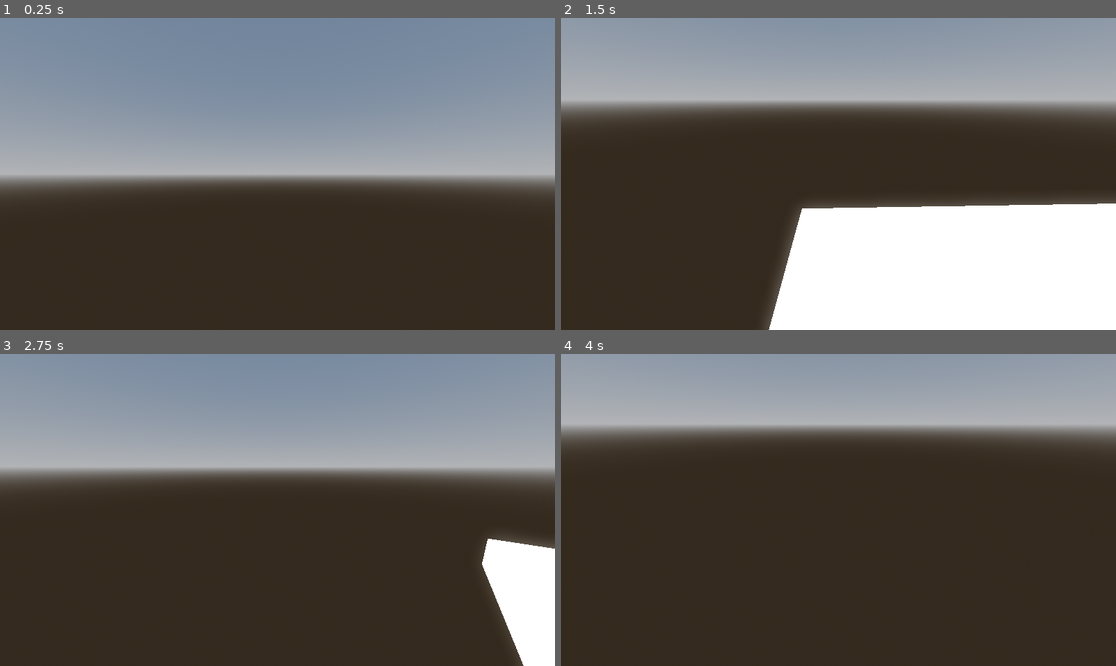
Above: before the commit, frames 1-4 (two rows, left to right).
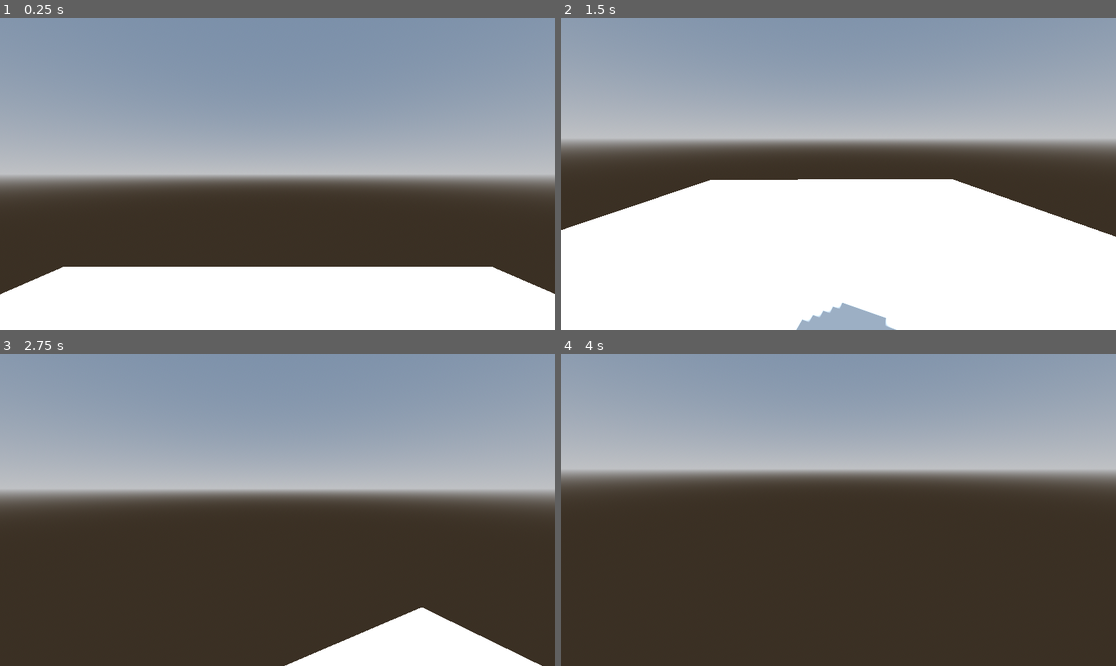
Above: after the commit, the same moments.

Repository: Kshyso/KshysioGame
Game: Godot game, scene res://level.tscn
The game is run twice, just before and just after one commit, with the same random seed, the same clock (stepped at 60 frames per second) and the same inputs. The project has no main scene, so this scene is started directly.
Inputs (mouse positions are in pixels of both pictures, inside the frame that each line leads up to):
- Up to frame 1 (0.25 s): no input
- Up to frame 2 (1.5 s): tap Enter (ui_accept) at 0.5, 0.77 s; move the mouse to (960, 158) at 0.52 s; hold Right (ui_right) 0.53-1.28 s; click (960, 158) at 0.67 s; move the mouse to (810, 174) at 1.27 s; hold Up (ui_up) from 1.28 s (still down)
- Up to frame 3 (2.75 s): keep holding Up (ui_up); tap Enter (ui_accept) at 1.52 s; move the mouse to (288, 503) at 2.02 s
- Up to frame 4 (4 s): keep holding Up (ui_up); move the mouse to (832, 516) at 2.77 s; tap Enter (ui_accept) at 3.02, 3.5, 3.77 s; move the mouse to (877, 513) at 3.52 s

The runs differ from the first frame. In frame 1, 19% of the frame differs, in the area x 0-100%, y 79-100%; in frame 2, 40%, in the area x 0-100%, y 26-100%; in frame 3, 20%; in frame 4, 20%.

Commit message:
Done almost nothing

Diff:
--- a/CharacterBody3D.gd
+++ /dev/null
@@ -1,30 +0,0 @@
-extends CharacterBody3D
-
-
-const SPEED := 64.0
-const JUMP_VELOCITY := 4.5
-
-var look_sensitivity = ProjectSettings.get_setting("player/look_sensitivity")
-var gravity = ProjectSettings.get_setting("physics/3d/default_gravity")
-var velocity_y := 0
-@onready var camera:Camera3D = $Camera3D
-
-func _physics_process(_delta: float) -> void:
-	var input_vector := Vector2(
-		Input.get_vector("ui_left", "ui_right", "ui_up", "ui_down")
-	).normalized()
-	velocity = input_vector.x * global_transform.basis.x + input_vector.y * global_transform.basis.z
-	if is_on_floor():
-		velocity_y = 0
-	else:
-		velocity_y -= gravity * _delta
-	velocity.y = velocity_y
-	move_and_slide()
-	if Input.is_action_just_pressed("ui_cancel"):
-		Input.mouse_mode = Input.MOUSE_MODE_CAPTURED if Input.mouse_mode == Input.MOUSE_MODE_VISIBLE else Input.MOUSE_MODE_VISIBLE
-
-func _input(event):
-	if event is InputEventMouseMotion:
-		rotate_y(-event.relative.x * look_sensitivity)
-		camera.rotate_x(-event.relative.y * look_sensitivity)
-		camera.rotation.x = clamp(camera.rotation.x, -PI/2, PI/2)
--- a/fp_character.gd
+++ b/fp_character.gd
@@ -6,6 +6,7 @@
 
 # Get the gravity from the project settings to be synced with RigidBody nodes.
 var gravity : float = ProjectSettings.get_setting("physics/3d/default_gravity")
+var sensitivity : float = ProjectSettings.get_setting("player/look_sensitivity")
 @onready var neck := $Neck
 @onready var camera := $Neck/Camera3D
 
@@ -16,9 +17,9 @@
 		Input.set_mouse_mode(Input.MOUSE_MODE_VISIBLE)
 	if Input.get_mouse_mode() == Input.MOUSE_MODE_CAPTURED:
 		if event is  InputEventMouseMotion:
-			neck.rotate_y(-event.relative.x * 0.01)
-			camera.rotate_x(-event.relative.y * 0.01)
-			camera.rotation.x = clamp(camera.rotation.x, deg_to_rad(-60), deg_to_rad(90))
+			neck.rotate_y(-event.relative.x * sensitivity)
+			camera.rotate_x(-event.relative.y * sensitivity)
+			camera.rotation.x = clamp(camera.rotation.x, deg_to_rad(-90), deg_to_rad(90))
 
 func _physics_process(delta: float) -> void:
 	# Add the gravity.
--- a/fp_character.tscn
+++ b/fp_character.tscn
@@ -5,10 +5,6 @@
 [sub_resource type="CylinderShape3D" id="CylinderShape3D_srfgh"]
 
 [sub_resource type="StandardMaterial3D" id="StandardMaterial3D_b4xff"]
-diffuse_mode = 3
-specular_mode = 1
-metallic_specular = 0.0
-roughness = 0.0
 
 [sub_resource type="CylinderMesh" id="CylinderMesh_gr21o"]
 material = SubResource("StandardMaterial3D_b4xff")
--- a/level.tscn
+++ b/level.tscn
@@ -3,10 +3,6 @@
 [ext_resource type="PackedScene" uid="uid://cg746ntrg7tu8" path="res://fp_character.tscn" id="1_t4si5"]
 
 [sub_resource type="StandardMaterial3D" id="StandardMaterial3D_6uiel"]
-diffuse_mode = 3
-specular_mode = 1
-metallic_specular = 0.0
-roughness = 0.0
 
 [sub_resource type="ProceduralSkyMaterial" id="ProceduralSkyMaterial_qfwib"]
 
@@ -17,11 +13,10 @@
 background_mode = 2
 sky = SubResource("Sky_qnhp5")
 tonemap_mode = 2
-tonemap_white = 2.15
-ssao_enabled = true
-ssil_enabled = true
-sdfgi_enabled = true
-glow_enabled = true
+tonemap_white = 1.25
+volumetric_fog_enabled = true
+volumetric_fog_density = 0.01
+volumetric_fog_albedo = Color(0.411765, 0.411765, 0.411765, 1)
 
 [node name="Level" type="Node3D"]
 
@@ -31,7 +26,7 @@
 material = SubResource("StandardMaterial3D_6uiel")
 
 [node name="FPCharacter" parent="." instance=ExtResource("1_t4si5")]
-transform = Transform3D(1, 0, 0, 0, 1, 0, 0, 0, 1, 0.392657, 3.14359, -0.569132)
+transform = Transform3D(1, 0, 0, 0, 1, 0, 0, 0, 1, 0, 2.13875, 0)
 
 [node name="WorldEnvironment" type="WorldEnvironment" parent="."]
 environment = SubResource("Environment_6i35v")
@@ -39,3 +34,4 @@
 [node name="DirectionalLight3D" type="DirectionalLight3D" parent="."]
 transform = Transform3D(0.789923, 0.328971, 0.517494, -0.492269, -0.163011, 0.855043, 0.365642, -0.930164, 0.0331763, 3.29473, 3.2614, 3.06176)
 shadow_enabled = true
+shadow_blur = 2.0
--- a/project.godot
+++ b/project.godot
@@ -51,4 +51,4 @@
 
 [player]
 
-look_sensitivity=0.01
+look_sensitivity=0.005
